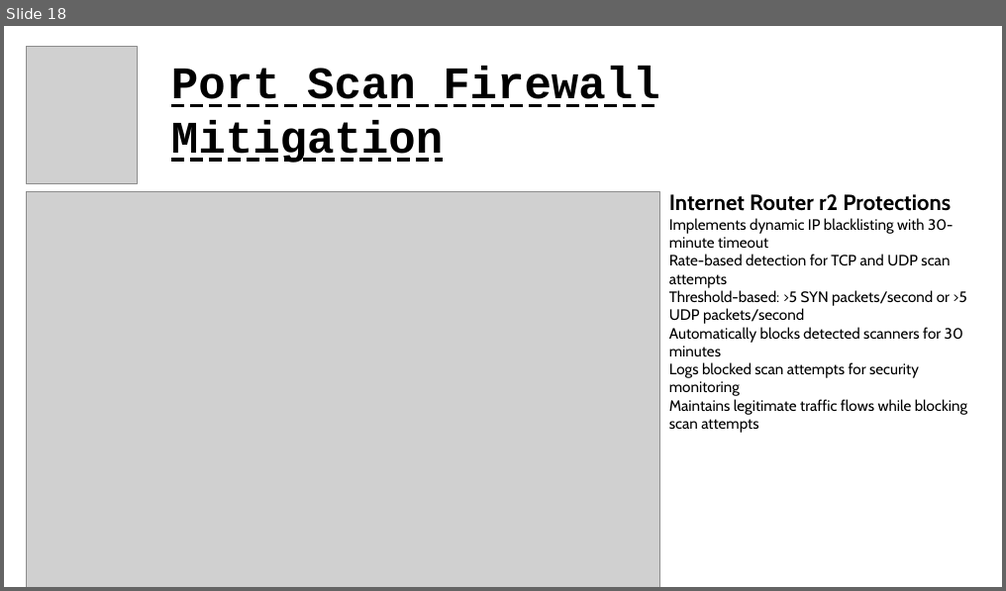
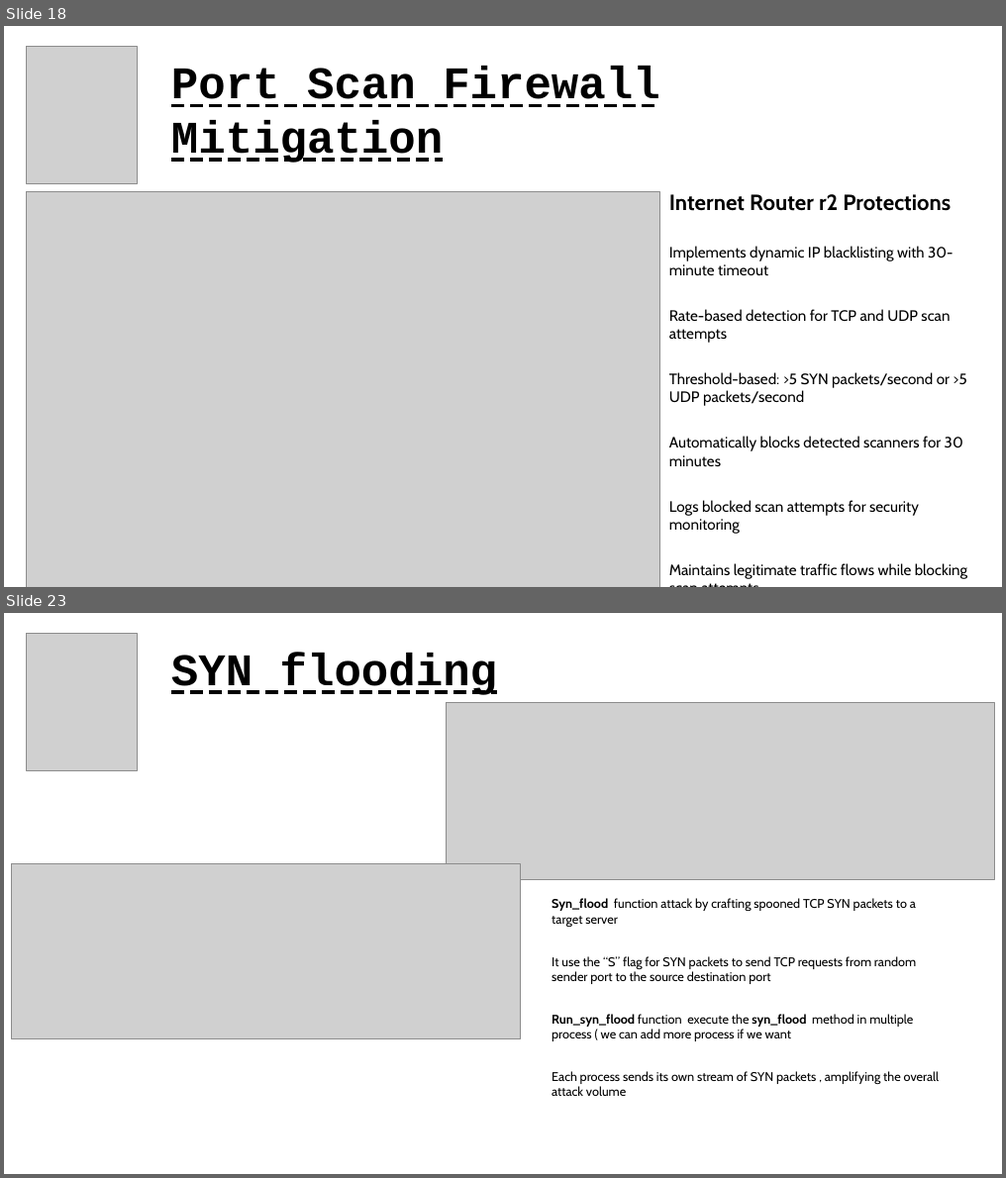
Before and after one commit to nottoBD/mininet-secops, a slide deck: slides_presentation_mininet-secops.odp. Shown one above the other, each under a label of ours: slide 18 before the commit, slides 18 and 23 after it; the slides between them are not shown. The pictures are 1006x591 and 1006x1178 pixels, drawn with LibreOffice and Linux fonts; fonts in the diff are those of the drawing; grey boxes stand for pictures. Boxes give left, top, right and bottom in pixels: in the first picture for what was removed or moved away, otherwise in the second. Text is boxed around its words. In the diff, an @@ line names an element or a change of style, - is before the commit and + after.

```diff
--- a/slides_presentation_mininet-secops.odp
+++ b/slides_presentation_mininet-secops.odp
@@ slide 23 added at box(4, 613, 1002, 1174), background #FFFFFF @@
@@ picture added at box(27, 633, 137, 771) @@
@@ text added at box(171, 653, 497, 695), 36 pt, text #000000, bold, underline @@
+SYN flooding
@@ picture added at box(446, 703, 995, 880) @@
@@ picture added at box(11, 863, 520, 1039) @@
@@ text added at box(551, 898, 939, 1096), 10 pt, text #000000 @@
+Syn_flood function attack by crafting spooned TCP SYN packets to a target server
+It use the “S” flag for SYN packets to send TCP requests from random sender port to the source destination port
+Run_syn_flood function execute the syn_flood method in multiple process ( we can add more process if we want
+Each process sends its own stream of SYN packets , amplifying the overall attack volume
@@ slide 18 changed as well @@
@@ text "Internet Router r2 Protections" at box(669, 194, 967, 579): more space between paragraphs @@
```
Also in this commit, not shown: 16 other slides changed, 5 other slides added.
